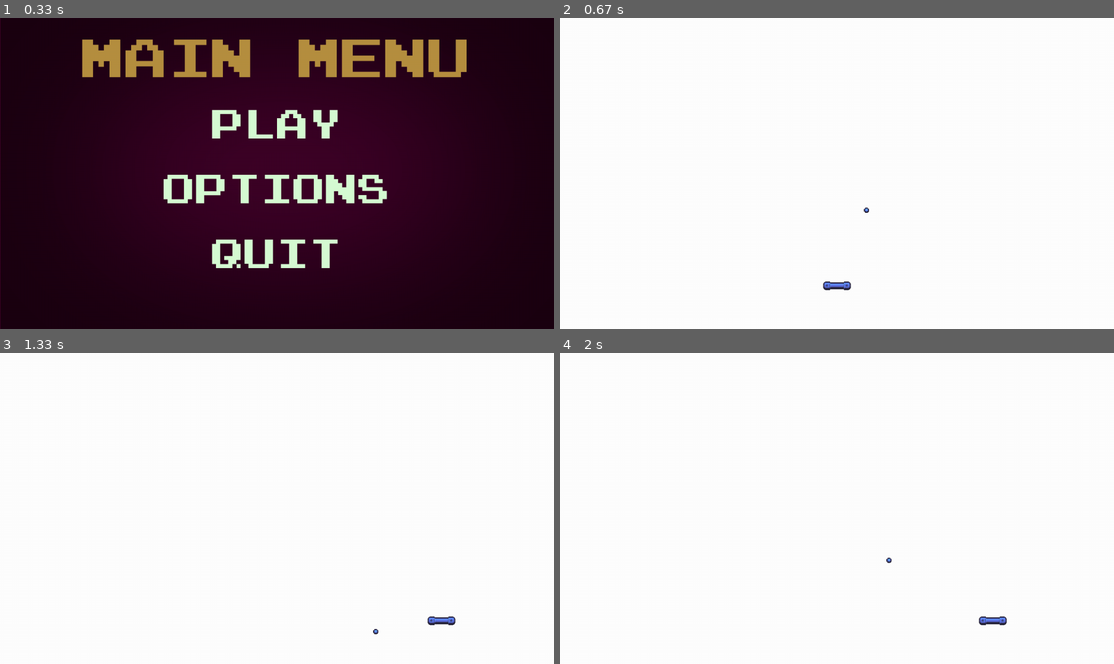
Above: before the commit, frames 1-4 (two rows, left to right).
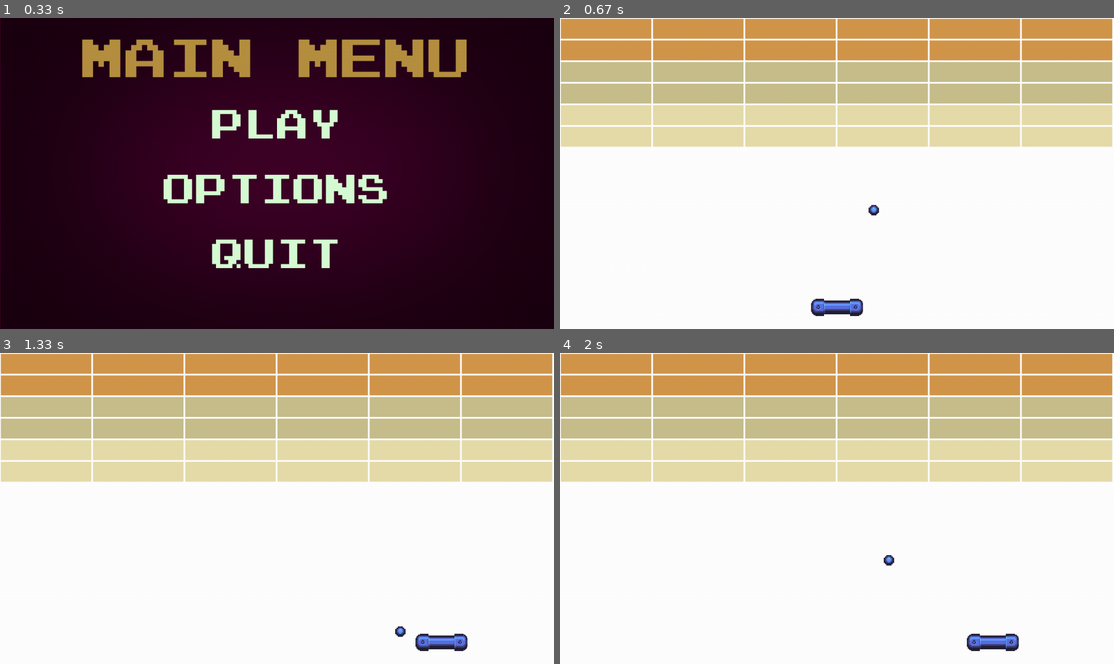
Above: after the commit, the same moments.

Repository: Kings-Crew/Gruppuppgift_pygame_projekt
Game: pygame game, started from main_menu_v1.py
Same seed, same stepped clock (60 frames per second), same inputs: the game is played once before the commit and once after it.
Inputs (mouse positions are in pixels of both pictures, inside the frame that each line leads up to):
- Up to frame 1 (0.33 s): no input
- Up to frame 2 (0.67 s): click "PLAY" at 0.38 s
- Up to frame 3 (1.33 s): hold Right 0.67-1.13 s; move the mouse to (254, 520) at 0.7 s; hold Right from 1.17 s (still down)
- Up to frame 4 (2 s): release Right at 1.63 s; hold Left from 1.67 s (still down)

Frame 1 is identical in both runs. In frame 2, 39% of the frame differs, in the area x 0-100%, y 0-96%; in frame 3, 39%; in frame 4, 39%.

Commit message:
lade till jonatans brickwall och gjorde bräda och boll större

Diff:
--- a/main.py
+++ b/main.py
@@ -4,7 +4,7 @@
 from random import randint as RI
 
 pygame.init()
-collision_threshhold = 12
+collision_threshhold = 25
 max_ball_speed = 5
 WHITE = (255,255,255)
 FPS = 60
@@ -14,6 +14,67 @@
 all_sprites = pygame.sprite.Group()#a group that holds all sprites,
 #img_folder = os.path.join('assets\images')#path to image folder, saved as a variabel
 
+
+#block colours
+block_tan = (230, 220, 170)
+block_coffee_brown = (200, 190, 140)
+block_rust = (210, 150, 75)
+
+
+#define game variables
+cols = 6
+rows = 6
+
+
+
+#brick wall class
+class wall():
+    def __init__(self):
+        self.width = WIDTH // cols
+        self.height = 50
+
+    def create_wall(self):
+        self.blocks = []
+        #define an empty list for an individual block
+        block_individual = []
+        for row in range(rows):
+            #reset the block row list
+            block_row = []
+            #iterate through each column in that row
+            for col in range(cols):
+                #generate x and y positions for each block and create a rectangle from that
+                block_x = col * self.width
+                block_y = row * self.height
+                rect = pygame.Rect(block_x, block_y, self.width, self.height)
+                #assign block strength based on row
+                if row < 2:
+                    strength = 3
+                elif row < 4:
+                    strength = 2
+                elif row < 6:
+                    strength = 1
+                #create a list at this point to store the rect and colour data
+                block_individual = [rect, strength]
+                #append that individual block to the block row
+                block_row.append(block_individual)
+            #append the row to the full list of blocks
+            self.blocks.append(block_row)
+
+
+    def draw_wall(self):
+        for row in self.blocks:
+            for block in row:
+                #assign a colour based on block strength
+                if block[1] == 3:
+                    block_col = block_rust
+                elif block[1] == 2:
+                    block_col = block_coffee_brown
+                elif block[1] == 1:
+                    block_col = block_tan
+                pygame.draw.rect(screen, block_col, block[0])
+                pygame.draw.rect(screen, WHITE, (block[0]), 2)
+
+
 def draw_window():#fills the screen with color white and updates the screen
     screen.fill((WHITE))
 
@@ -21,17 +82,18 @@
     def __init__(self):
         pygame.sprite.Sprite.__init__(self)
         self.image = pygame.image.load(os.path.join('assets','breakout_piece_blue.png')).convert_alpha()
+        self.image = pygame.transform.scale(self.image, (120,40))
         self.rect = self.image.get_rect()#creates a rect around image
-        self.y_pos = HEIGHT -100
+        self.y_pos = HEIGHT -50
         self.x_pos = WIDTH /2
         self.rect.center = (self.x_pos, self.y_pos)
         self.direction = 0
         self.speed = 10
     def update(self):
-        if self.x_pos < 32:#32 is halv of board length in pixels
-            self.x_pos = 32
-        if self.x_pos > WIDTH -32:
-            self.x_pos = WIDTH -32
+        if self.x_pos < 60:#32 is halv of board length in pixels
+            self.x_pos = 60
+        if self.x_pos > WIDTH -60:
+            self.x_pos = WIDTH -60
         self.rect.center = (self.x_pos,self.y_pos)
     def move_left(self):
         self.x_pos -= self.speed
@@ -47,9 +109,9 @@
         self.x_pos = WIDTH / 2
         self.y_pos = HEIGHT / 2
         self.image = pygame.image.load(os.path.join('assets','ball_piece_blue.png')).convert_alpha()
-        self.image = pygame.transform.scale(self.image, (12,12))
+        self.image = pygame.transform.scale(self.image, (24,24))
         self.rect = self.image.get_rect()
-        self.velocity = [RI(4,5), RI(4,5)]#self.velocity[0] is the first random for x pos and self.velocity[1] is the other random for y
+        self.velocity = [RI(5,5), RI(5,5)]#self.velocity[0] is the first random for x pos and self.velocity[1] is the other random for y
         self.rect.center = (self.x_pos, self.y_pos)
     def update(self):
         # 6 is halv of the ball's size in pixels
@@ -66,7 +128,7 @@
         self.y_pos += self.velocity[1]
         self.rect.center = (self.x_pos, self.y_pos)
     def reset(self):# when the bal resets it will spawn in the center of the screen and have random direction(velocity)
-        self.velocity = [RI(4,5), RI(4,5)]
+        self.velocity = [RI(5,5), RI(5,5)]
         self.x_pos = WIDTH / 2
         self.y_pos = HEIGHT / 2
         self.rect.center = (self.x_pos, self.y_pos)
@@ -94,6 +156,10 @@
 ball = ball()
 all_sprites.add(board,ball)
 
+#create a wall
+wall = wall()
+wall.create_wall()
+
 
 
 class Main:
@@ -113,11 +179,17 @@
             if key[pygame.K_RIGHT]:
                 board.move_right()
 
+
+
+
+
             ball.check_board_collision(board)
             if ball.is_out_bounds():
                 ball.reset()
             all_sprites.update()#uppdates all sprites that is inside sprite.group()
             draw_window()#makes the bakground white
+            #draw wall
+            wall.draw_wall()
             all_sprites.draw(screen)#prints/drwas out all sprites in sprite.group()
             pygame.display.update()
 
--- /dev/null
+++ b/pyspel.py
@@ -0,0 +1,97 @@
+import pygame
+from pygame.locals import *
+
+pygame.init()
+
+screen_width = 1300
+screen_height = 1300
+
+screen = pygame.display.set_mode((screen_width, screen_height))
+pygame.display.set_caption('Breakout')
+
+#define colours
+bg = (0, 0, 0)
+#block colours
+block_tan = (230, 220, 170)
+block_coffee_brown = (200, 190, 140)
+block_rust = (210, 150, 75)
+
+
+#define game variables
+cols = 6
+rows = 6
+
+
+
+#brick wall class
+class wall():
+    def __init__(self):
+        self.width = screen_width // cols
+        self.height = 50
+
+    def create_wall(self):
+        self.blocks = []
+        #define an empty list for an individual block
+        block_individual = []
+        for row in range(rows):
+            #reset the block row list
+            block_row = []
+            #iterate through each column in that row
+            for col in range(cols):
+                #generate x and y positions for each block and create a rectangle from that
+                block_x = col * self.width
+                block_y = row * self.height
+                rect = pygame.Rect(block_x, block_y, self.width, self.height)
+                #assign block strength based on row
+                if row < 2:
+                    strength = 3
+                elif row < 4:
+                    strength = 2
+                elif row < 6:
+                    strength = 1
+                #create a list at this point to store the rect and colour data
+                block_individual = [rect, strength]
+                #append that individual block to the block row
+                block_row.append(block_individual)
+            #append the row to the full list of blocks
+            self.blocks.append(block_row)
+
+
+    def draw_wall(self):
+        for row in self.blocks:
+            for block in row:
+                #assign a colour based on block strength
+                if block[1] == 3:
+                    block_col = block_rust
+                elif block[1] == 2:
+                    block_col = block_coffee_brown
+                elif block[1] == 1:
+                    block_col = block_tan
+                pygame.draw.rect(screen, block_col, block[0])
+                pygame.draw.rect(screen, bg, (block[0]), 2)
+
+
+
+#create a wall
+wall = wall()
+wall.create_wall()
+
+
+
+run = True
+while run:
+
+    screen.fill(bg)
+
+    #draw wall
+    wall.draw_wall()
+
+
+    for event in pygame.event.get():
+        if event.type == pygame.QUIT:
+            run = False
+
+
+    pygame.display.update()
+
+pygame.quit()
